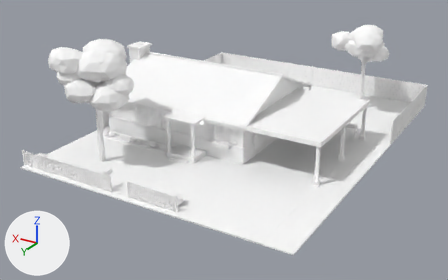
An edit to the glTF model art/models/HouseC_S/HouseC_S.glb, drawn before and after from the same camera.
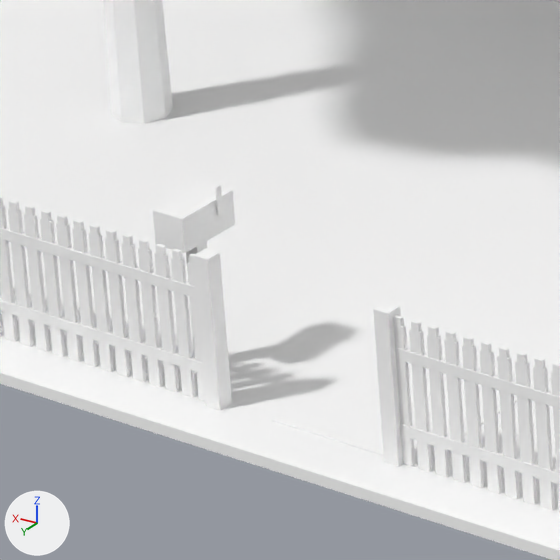
The first picture shows the older version from a 50 mm camera at (-75.1, 137.1, 64.8) aimed at (2.1, 8.4, 0.4). The close-ups show the older and then the newer version on the part from 19% to 33% of the width and 53% to 74% of the height of that picture. Only the edits that show in the close-ups are written down. The lights are fixed; the arrows at lower left show +X, +Y and +Z.

The scene before the commit, as lines of its bpy script (objects in view):
```python
me_bark = bpy.data.meshes.new('Bark')
me_bark.from_pydata(...)  # 104 vertices, 176 faces; spans x -25.1..24.7, y -39.6..39.6, z 0.0..23.2
me_bark.materials.append(mat_bark_001)  # white #ffffff
me_lawn = bpy.data.meshes.new('Lawn')
me_lawn.from_pydata(...)  # a box spanning x -36.0..36.0, y -46.8..46.8, z -0.3..0.0
me_lawn.materials.append(mat_lawn)  # white #ffffff
me_mailbox = bpy.data.meshes.new('Mailbox')
me_mailbox.from_pydata(...)  # a box spanning x 10.35..11.25, y 43.02..44.82, z 3.44..4.34
me_mailbox.materials.append(mat_mailbox_001)  # white #ffffff
ob_bark = bpy.data.objects.new('Bark', me_bark)
ob_bark.location = (0.0, 0.0, 0.0)
ob_lawn = bpy.data.objects.new('Lawn', me_lawn)
ob_lawn.location = (0.0, 0.0, 0.0)
ob_mailbox = bpy.data.objects.new('Mailbox', me_mailbox)
ob_mailbox.location = (0.0, 0.0, 0.0)
# also in view: 'Picket' at (13.6, 45.4, 2.0); 'Concrete' at (-5.6, 9.5, 0.6)
```
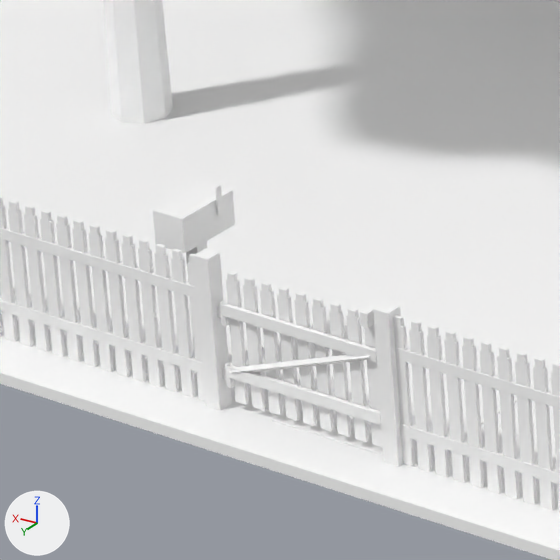
Where the change shows, as pixel boxes (x1, y1, x2, y2) in the close-ups (560 x 560 px):
'Swing1Leaf', added: after (220, 271, 383, 447)
'Swing1Latch', added: after (360, 305, 378, 328)
'Swing1Pivot', added: after (220, 300, 234, 388)

The change in detail:
Mesh me_swing1pivot is new.
It is an 8-sided cylinder along z spanning x 8.66..8.86, y 45.26..45.46, z 0.61..1.19; an 8-sided cylinder along z spanning x 8.66..8.86, y 45.26..45.46, z 2.23..2.81.
It uses material mat_iron_001 (white #ffffff).
Mesh me_swing1leaf is new.
It has 168 vertices, 252 faces and spans x 4.14..8.76, y 45.23..45.52, z 0.22..3.6.
It uses material mat_picket_001 (white #ffffff).
Mesh me_swing1latch is new.
It is a box spanning x 4.247..4.463, y 45.144..45.576, z 3.42..3.78.
It uses material mat_iron_001 (white #ffffff).
Object 'Swing1Pivot' (ob_swing1pivot) is new; it shows me_swing1pivot.
Its location is (0.0, 0.0, 0.0).
Object 'Swing1Leaf' (ob_swing1leaf) is new; it shows me_swing1leaf.
Its location is (0.0, 0.0, 0.0).
Object 'Swing1Latch' (ob_swing1latch) is new; it shows me_swing1latch.
Its location is (0.0, 0.0, 0.0).
